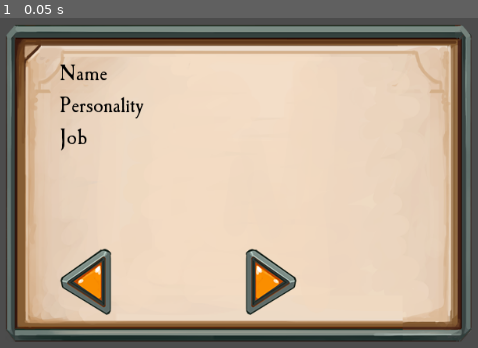
Above: before the commit, frame 1.
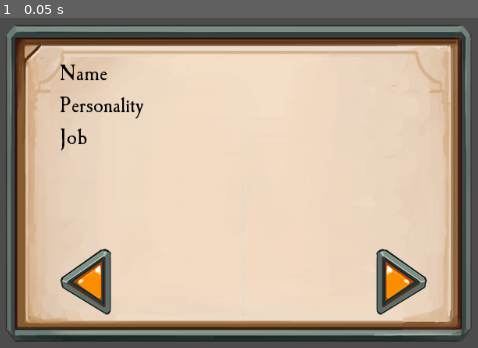
Above: after the commit, the same moment.

Repository: Ertain/NPC-character-listing
Game: Godot game, scene res://main.tscn
The game is run twice, just before and just after one commit, with the same random seed, the same clock (stepped at 60 frames per second) and the same inputs.
Inputs:
- Up to frame 1 (0.05 s): no input

The runs differ from the first frame. In frame 1, 2.7% of the frame differs, in the area x 50-90%, y 70-90%.

Commit message:
Set proper UI layout

Diff:
--- a/main.tscn
+++ b/main.tscn
@@ -65,12 +65,13 @@
 
 [node name="Info" type="MarginContainer" parent="background/Layout" index="0"]
 
+editor/display_folded = true
 anchor_left = 0.0
 anchor_top = 0.0
 anchor_right = 0.0
 anchor_bottom = 0.0
 margin_right = 470.0
-margin_bottom = 239.0
+margin_bottom = 162.0
 rect_pivot_offset = Vector2( 0, 0 )
 mouse_filter = 0
 mouse_default_cursor_shape = 0
@@ -85,14 +86,15 @@
 anchor_right = 0.0
 anchor_bottom = 0.0
 margin_left = 8.0
-margin_right = 470.0
-margin_bottom = 239.0
+margin_right = 115.0
+margin_bottom = 116.0
 rect_pivot_offset = Vector2( 0, 0 )
 mouse_filter = 1
 mouse_default_cursor_shape = 0
-size_flags_horizontal = 1
-size_flags_vertical = 1
+size_flags_horizontal = 0
+size_flags_vertical = 0
 alignment = 0
+_sections_unfolded = [ "Grow Direction", "Margin", "Size Flags" ]
 
 [node name="Name" type="Label" parent="background/Layout/Info/VBoxContainer" index="0"]
 
@@ -100,7 +102,7 @@
 anchor_top = 0.0
 anchor_right = 0.0
 anchor_bottom = 0.0
-margin_right = 462.0
+margin_right = 107.0
 margin_bottom = 36.0
 rect_pivot_offset = Vector2( 0, 0 )
 mouse_filter = 2
@@ -122,7 +124,7 @@
 anchor_right = 0.0
 anchor_bottom = 0.0
 margin_top = 40.0
-margin_right = 462.0
+margin_right = 107.0
 margin_bottom = 76.0
 rect_pivot_offset = Vector2( 0, 0 )
 mouse_filter = 2
@@ -144,7 +146,7 @@
 anchor_right = 0.0
 anchor_bottom = 0.0
 margin_top = 80.0
-margin_right = 462.0
+margin_right = 107.0
 margin_bottom = 116.0
 rect_pivot_offset = Vector2( 0, 0 )
 mouse_filter = 2
@@ -161,73 +163,74 @@
 
 [node name="Arrows" type="MarginContainer" parent="background/Layout" index="1"]
 
-anchor_left = 0.0
-anchor_top = 0.0
-anchor_right = 0.0
-anchor_bottom = 0.0
-margin_top = 243.0
-margin_right = 470.0
-margin_bottom = 328.0
-rect_pivot_offset = Vector2( 0, 0 )
-mouse_filter = 0
-mouse_default_cursor_shape = 0
-size_flags_horizontal = 1
-size_flags_vertical = 1
-
-[node name="Arrow boxes" type="HBoxContainer" parent="background/Layout/Arrows" index="0"]
+anchor_left = 0.5
+anchor_top = 1.0
+anchor_right = 0.5
+anchor_bottom = 1.0
+margin_left = -254.0
+margin_top = -162.0
+margin_right = 235.0
+rect_pivot_offset = Vector2( 0, 0 )
+mouse_filter = 0
+mouse_default_cursor_shape = 0
+size_flags_horizontal = 3
+size_flags_vertical = 3
+_sections_unfolded = [ "Anchor", "Margin", "Size Flags" ]
+
+[node name="Arrow boxes" type="VSeparator" parent="background/Layout/Arrows" index="0"]
 
 anchor_left = 0.0
 anchor_top = 0.0
 anchor_right = 0.0
 anchor_bottom = 0.0
 margin_left = 8.0
-margin_right = 470.0
-margin_bottom = 85.0
+margin_right = 489.0
+margin_bottom = 162.0
 rect_pivot_offset = Vector2( 0, 0 )
 mouse_filter = 1
 mouse_default_cursor_shape = 0
-size_flags_horizontal = 1
-size_flags_vertical = 1
-alignment = 0
-_sections_unfolded = [ "Size Flags" ]
+size_flags_horizontal = 3
+size_flags_vertical = 3
+_sections_unfolded = [ "Grow Direction", "Margin", "Size Flags" ]
 
 [node name="Left Arrow" type="TextureButton" parent="background/Layout/Arrows/Arrow boxes" index="0"]
 
 anchor_left = 0.0
-anchor_top = 0.0
-anchor_right = 0.0
-anchor_bottom = 0.0
-margin_right = 229.0
-margin_bottom = 85.0
+anchor_top = 1.0
+anchor_right = 0.0
+anchor_bottom = 1.0
+margin_top = -85.0
+margin_right = 74.0
 rect_pivot_offset = Vector2( 0, 0 )
 focus_mode = 2
 mouse_filter = 0
 mouse_default_cursor_shape = 0
-size_flags_horizontal = 3
+size_flags_horizontal = 0
 size_flags_vertical = 1
 toggle_mode = false
 enabled_focus_mode = 2
 shortcut = null
 group = null
 texture_normal = ExtResource( 3 )
-_sections_unfolded = [ "Size Flags" ]
+_sections_unfolded = [ "Anchor", "Margin", "Size Flags" ]
 
 [node name="Right Arrow" type="TextureButton" parent="background/Layout/Arrows/Arrow boxes" index="1"]
 
 anchor_left = 1.0
-anchor_top = 0.0
+anchor_top = 1.0
 anchor_right = 1.0
 anchor_bottom = 1.0
 margin_left = -66.0
+margin_top = -85.0
 rect_pivot_offset = Vector2( 0, 0 )
 focus_mode = 2
 mouse_filter = 0
 mouse_default_cursor_shape = 0
-size_flags_horizontal = 2
-size_flags_vertical = 3
+size_flags_horizontal = 0
+size_flags_vertical = 1
 toggle_mode = false
 enabled_focus_mode = 2
 shortcut = null
 group = null
 texture_normal = ExtResource( 4 )
-_sections_unfolded = [ "Size Flags", "Textures" ]
+_sections_unfolded = [ "Anchor", "Grow Direction", "Margin", "Size Flags" ]
